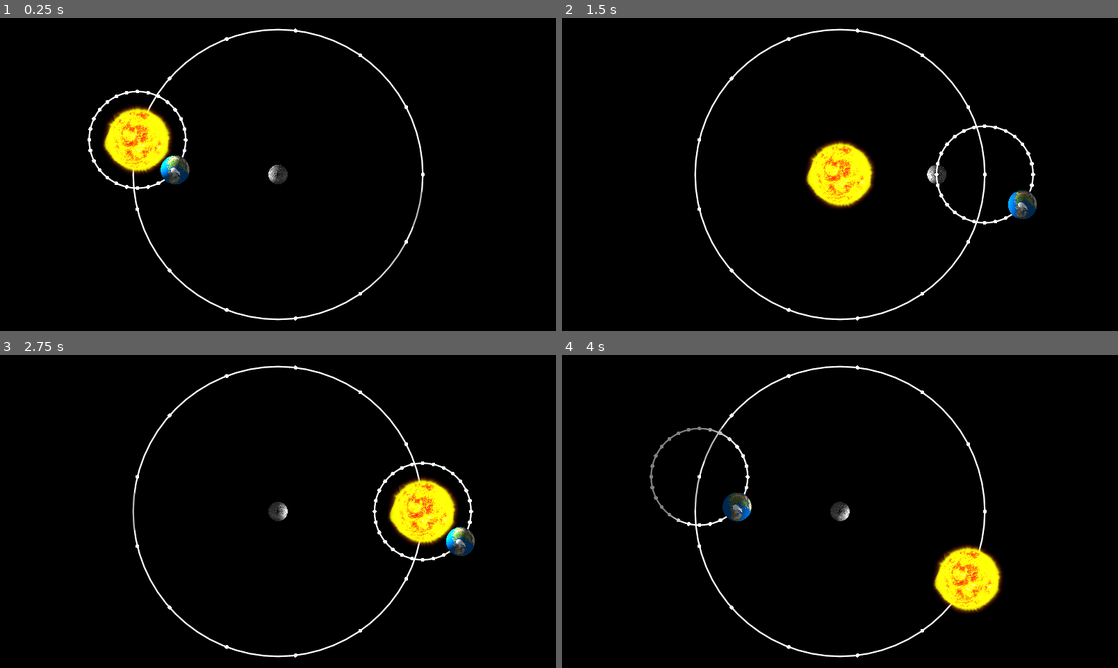
Above: before the commit, frames 1-4 (two rows, left to right).
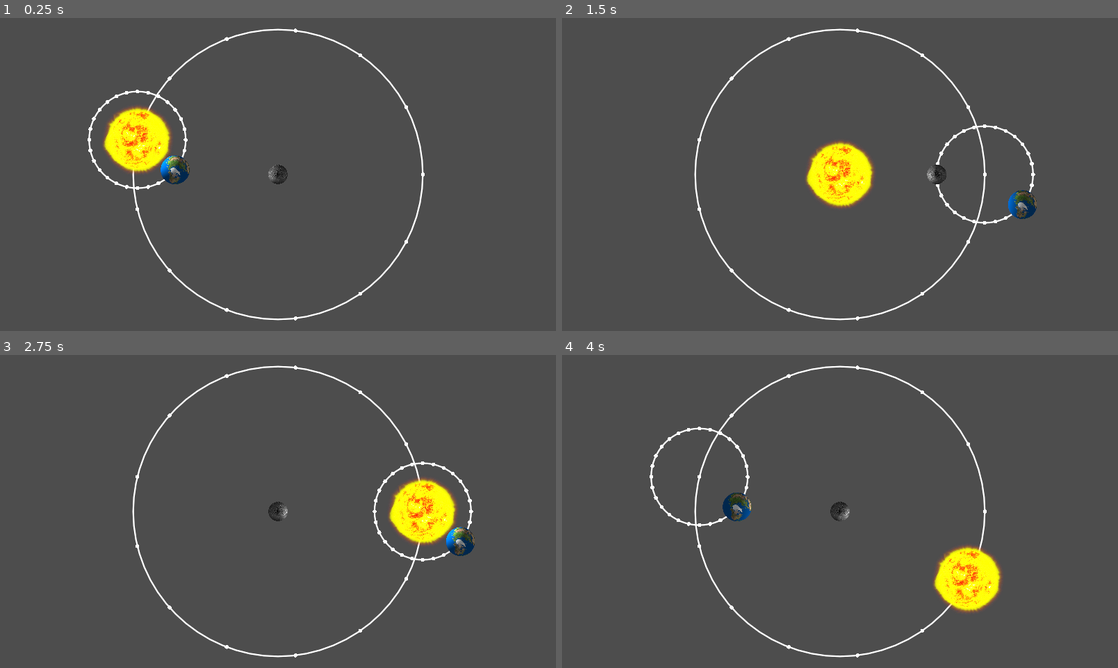
Above: after the commit, the same moments.

Repository: petermthompson/solar-system-puzzle
Game: Godot game, scene res://solar_system/solar_system.tscn
The game is run twice, just before and just after one commit, with the same random seed, the same clock (stepped at 60 frames per second) and the same inputs.
Inputs (mouse positions are in pixels of both pictures, inside the frame that each line leads up to):
- Up to frame 1 (0.25 s): no input
- Up to frame 2 (1.5 s): tap Enter at 0.5 s; drag from (840, 174) to (984, 174) at 0.52 s; drag from (984, 174) to (840, 174) at 1.27 s
- Up to frame 3 (2.75 s): move the mouse to (461, 542) at 2.02 s; click (461, 542) at 2.17 s
- Up to frame 4 (4 s): tap Space at 2.75 s; drag from (984, 511) to (673, 464) at 2.77 s; drag from (701, 477) to (967, 580) at 3.52 s

The runs differ from the first frame. In frame 1, 97% of the frame differs, in the area x 0-100%, y 0-100%; in frame 2, 97%; in frame 3, 97%; in frame 4, 97%.

Commit message:
Change to work with touch (attempt 1)

Diff:
--- a/project.godot
+++ b/project.godot
@@ -24,4 +24,3 @@
 renderer/rendering_method="gl_compatibility"
 renderer/rendering_method.mobile="gl_compatibility"
 textures/vram_compression/import_etc2_astc=true
-environment/defaults/default_clear_color=Color(0, 0, 0, 1)
--- a/solar_system/celestial_body.gd
+++ b/solar_system/celestial_body.gd
@@ -1,8 +1,5 @@
 extends Area2D
 class_name CelestialBody
-
-# Whether the mouse is currently over the celestial body.
-var mouse_is_over: bool = false
 
 # Whether the mouse button or screen touch is down.
 var pressed: bool = false
@@ -13,10 +10,8 @@
 # The position when the body was first clicked
 var prev_global_position := Vector2.ZERO
 
-# Called when the node enters the scene tree for the first time.
-func _ready() -> void:
-	mouse_entered.connect(func() -> void: mouse_is_over = true)
-	mouse_exited.connect(func() -> void: mouse_is_over = false)
+# The collision shape node.
+@onready var collision: CollisionShape2D = $CollisionShape2D
 
 # Called every frame. 'delta' is the elapsed time since the previous frame.
 func _process(delta: float) -> void:
@@ -27,19 +22,17 @@
 func _input(event: InputEvent) -> void:
 	if event is InputEventMouseButton:
 		if event.button_index == MOUSE_BUTTON_LEFT:
-			if event.is_pressed() and not pressed and mouse_is_over:
-				pressed = true
-				prev_global_position = global_position
+			if event.is_pressed() and not pressed:
+				press(event.position)
 			elif event.is_released() and pressed:
 				release()
 	elif event is InputEventScreenTouch:
 		if event.index == 0:
-			if event.is_pressed() and not pressed and mouse_is_over:
-				pressed = true
-				prev_global_position = global_position
+			if event.is_pressed() and not pressed:
+				press(event.position)
 			elif event.is_released() and pressed:
 				release()
-	elif event is InputEventMouseMotion or event is InputEventScreenDrag:
+	elif event is InputEventMouseMotion:
 		drag(event)
 
 
@@ -47,6 +40,13 @@
 	if not pressed:
 		return
 	movement += event.relative
+
+func press(event_position: Vector2) -> void:
+	var global_event_pos: Vector2 = event_position - get_viewport_rect().size / 2.0
+	var circle_shape := collision.shape as CircleShape2D
+	if is_instance_valid(circle_shape) and global_position.distance_to(global_event_pos) < circle_shape.radius:
+		pressed = true
+		prev_global_position = global_position
 
 func release() -> void:
 	pressed = false
--- a/solar_system/earth.tscn
+++ b/solar_system/earth.tscn
@@ -21,11 +21,11 @@
 shape = SubResource("CircleShape2D_01xo7")
 
 [node name="LightOccluder2D" type="LightOccluder2D" parent="."]
-scale = Vector2(1, 1)
 occluder = SubResource("OccluderPolygon2D_hkuo8")
 occluder_light_mask = 4
 
 [node name="Sprite2D" type="Sprite2D" parent="."]
+modulate = Color(0.501961, 0.501961, 0.501961, 1)
 light_mask = 2
 scale = Vector2(0.1, 0.1)
 texture = SubResource("CanvasTexture_hy2x0")
--- a/solar_system/moon.tscn
+++ b/solar_system/moon.tscn
@@ -21,11 +21,11 @@
 shape = SubResource("CircleShape2D_01xo7")
 
 [node name="LightOccluder2D" type="LightOccluder2D" parent="."]
-scale = Vector2(1, 1)
 occluder = SubResource("OccluderPolygon2D_f2dli")
 occluder_light_mask = 2
 
 [node name="Sprite2D" type="Sprite2D" parent="."]
+modulate = Color(0.501961, 0.501961, 0.501961, 1)
 light_mask = 4
 scale = Vector2(0.067, 0.067)
 texture = SubResource("CanvasTexture_adt3p")
--- a/solar_system/solar_system.tscn
+++ b/solar_system/solar_system.tscn
@@ -13,30 +13,31 @@
 
 [node name="SunOrbit" type="Node2D" parent="." node_paths=PackedStringArray("suborbit")]
 light_mask = 0
-z_index = -1
 script = ExtResource("4_vxn2m")
 num_points = 1
 suborbit = NodePath("../EarthOrbit")
 
 [node name="EarthOrbit" type="Node2D" parent="." node_paths=PackedStringArray("suborbit")]
+light_mask = 0
 script = ExtResource("4_vxn2m")
 radius = 300.0
 num_points = 13
 suborbit = NodePath("../MoonOrbit")
 
 [node name="MoonOrbit" type="Node2D" parent="."]
+light_mask = 0
 script = ExtResource("4_vxn2m")
 radius = 100.0
 num_points = 28
 
 [node name="Sun" parent="." instance=ExtResource("2_3b8sx")]
+z_index = 1
 
 [node name="Earth" parent="." instance=ExtResource("1_cmyrj")]
+z_index = 2
 
 [node name="Moon" parent="." instance=ExtResource("3_p5rg3")]
-
-[node name="CanvasModulate" type="CanvasModulate" parent="."]
-color = Color(0.501961, 0.501961, 0.501961, 1)
+z_index = 3
 
 [node name="DateLabel" type="Label" parent="."]
 light_mask = 0
Not shown, added: index.apple-touch-icon.png.import
Not shown, added: index.icon.png.import
Not shown, added: index.png.import
